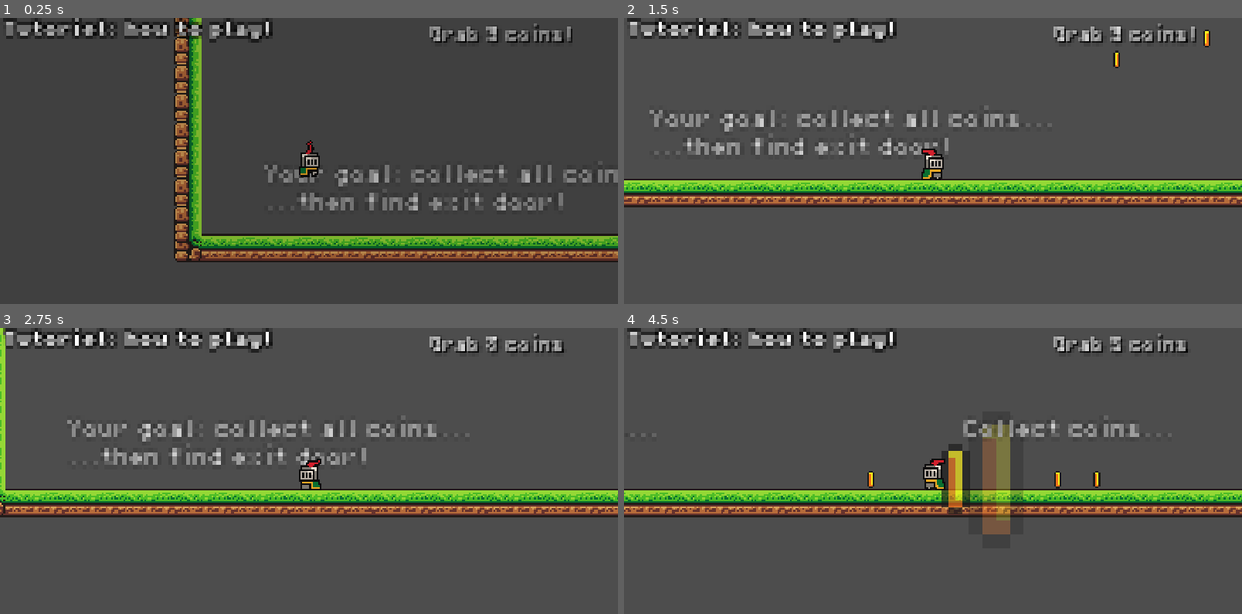
Above: before the commit, frames 1-4 (two rows, left to right).
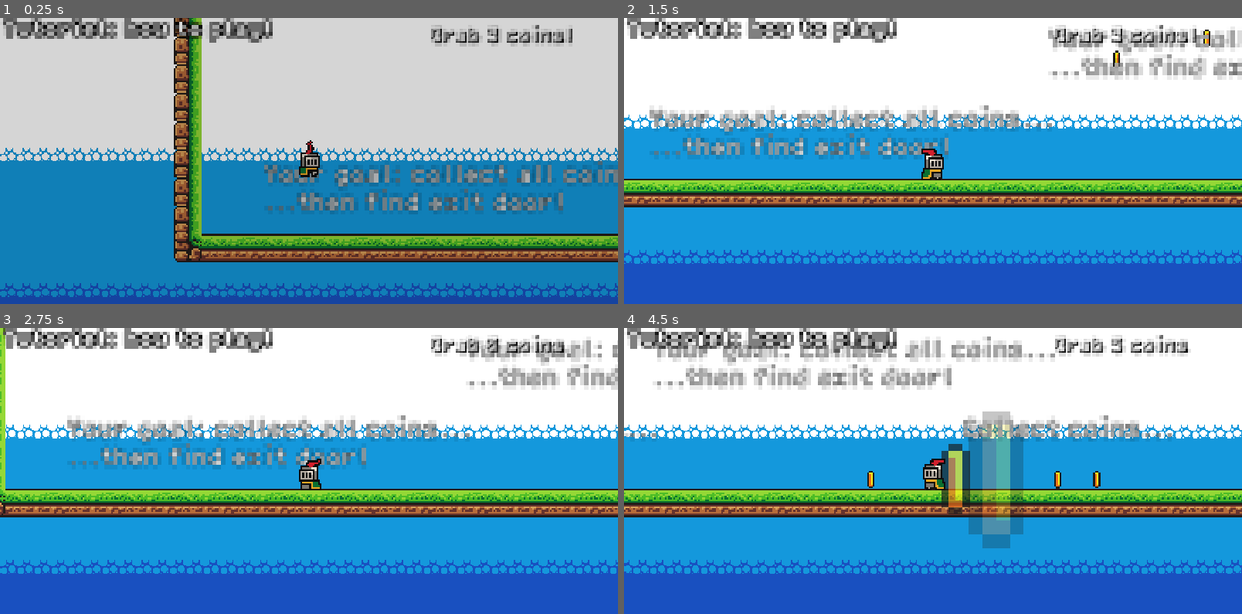
Above: after the commit, the same moments.

Repository: olivierpons/godot-prout-2d
Game: Godot game, scene res://scene/levels/level_01.tscn
The game is run twice, just before and just after one commit, with the same random seed, the same clock (stepped at 60 frames per second) and the same inputs.
Inputs:
- Up to frame 1 (0.25 s): no input
- Up to frame 2 (1.5 s): hold D (move_right) from 0.53 s (still down); tap Delete (jump) at 0.77 s
- Up to frame 3 (2.75 s): tap Delete (jump) at 1.52 s; release D (move_right) at 2.03 s; hold A (move_left) from 2.03 s (still down)
- Up to frame 4 (4.5 s): release A (move_left) at 2.78 s; hold D (move_right) 2.78-4.28 s; tap Delete (jump) at 3.02, 3.77 s; hold A (move_left) from 4.28 s (still down)

The runs differ from the first frame. In frame 1, 86% of the frame differs, in the area x 0-100%, y 0-100%; in frame 2, 86%; in frame 3, 86%; in frame 4, 87%.

Commit message:
Smmal level 01 change

Diff:
--- a/scene/levels/level_01.tscn
+++ b/scene/levels/level_01.tscn
@@ -1,6 +1,7 @@
-[gd_scene load_steps=16 format=3 uid="uid://rs1emuruss23"]
+[gd_scene load_steps=18 format=3 uid="uid://rs1emuruss23"]
 
 [ext_resource type="Script" path="res://scripts/game_manager.gd" id="1_ypnui"]
+[ext_resource type="Texture2D" uid="uid://dqxs6pnmklux0" path="res://assets/sprites/world_tileset.png" id="2_g0rbp"]
 [ext_resource type="TileSet" uid="uid://dr6s6qitbkdru" path="res://scene/tileset_game.tres" id="3_qir7c"]
 [ext_resource type="PackedScene" uid="uid://cspicwn3k6q4e" path="res://scene/player.tscn" id="4_4rjus"]
 [ext_resource type="AudioStream" uid="uid://da36bhl6kv1ix" path="res://assets/music/Dark Fantasy Studio- The village near the lake.mp3" id="4_ja6j1"]
@@ -16,7 +17,220 @@
 [sub_resource type="TileMapPattern" id="TileMapPattern_58qa4"]
 tile_data = PackedInt32Array(0, 0, 9, 65536, 0, 9, 131072, 0, 9, 196608, 0, 9, 262144, 0, 9, 327680, 0, 9, 393216, 0, 9 …(438 unchanged characters)…
 
+[sub_resource type="TileSetAtlasSource" id="TileSetAtlasSource_g1fw3"]
+texture = ExtResource("2_g0rbp")
+0:0/0 = 0
+1:0/0 = 0
+2:0/0 = 0
+3:0/0 = 0
+4:0/0 = 0
+5:0/0 = 0
+6:0/0 = 0
+7:0/0 = 0
+8:0/0 = 0
+9:0/0 = 0
+10:0/0 = 0
+11:0/0 = 0
+12:0/0 = 0
+13:0/0 = 0
+14:0/0 = 0
+15:0/0 = 0
+0:1/0 = 0
+1:1/0 = 0
+2:1/0 = 0
+3:1/0 = 0
+4:1/0 = 0
+5:1/0 = 0
+6:1/0 = 0
+7:1/0 = 0
+8:1/0 = 0
+9:1/0 = 0
+10:1/0 = 0
+11:1/0 = 0
+15:1/0 = 0
+0:2/0 = 0
+1:2/0 = 0
+2:2/0 = 0
+3:2/0 = 0
+4:2/0 = 0
+5:2/0 = 0
+6:2/0 = 0
+7:2/0 = 0
+8:2/0 = 0
+9:2/0 = 0
+10:2/0 = 0
+11:2/0 = 0
+12:2/0 = 0
+13:2/0 = 0
+14:2/0 = 0
+15:2/0 = 0
+0:3/0 = 0
+1:3/0 = 0
+2:3/0 = 0
+5:3/0 = 0
+6:3/0 = 0
+7:3/0 = 0
+8:3/0 = 0
+9:3/0 = 0
+10:3/0 = 0
+11:3/0 = 0
+12:3/0 = 0
+13:3/0 = 0
+14:3/0 = 0
+15:3/0 = 0
+0:4/0 = 0
+1:4/0 = 0
+2:4/0 = 0
+3:4/0 = 0
+4:4/0 = 0
+5:4/0 = 0
+6:4/0 = 0
+7:4/0 = 0
+8:4/0 = 0
+9:4/0 = 0
+10:4/0 = 0
+11:4/0 = 0
+12:4/0 = 0
+13:4/0 = 0
+14:4/0 = 0
+15:4/0 = 0
+0:5/0 = 0
+1:5/0 = 0
+2:5/0 = 0
+3:5/0 = 0
+4:5/0 = 0
+5:5/0 = 0
+6:5/0 = 0
+7:5/0 = 0
+8:5/0 = 0
+11:5/0 = 0
+12:5/0 = 0
+13:5/0 = 0
+14:5/0 = 0
+15:5/0 = 0
+1:6/0 = 0
+2:6/0 = 0
+3:6/0 = 0
+4:6/0 = 0
+5:6/0 = 0
+6:6/0 = 0
+7:6/0 = 0
+8:6/0 = 0
+11:6/0 = 0
+12:6/0 = 0
+13:6/0 = 0
+14:6/0 = 0
+15:6/0 = 0
+0:7/0 = 0
+1:7/0 = 0
+3:7/0 = 0
+5:7/0 = 0
+6:7/0 = 0
+7:7/0 = 0
+8:7/0 = 0
+9:7/0 = 0
+11:7/0 = 0
+12:7/0 = 0
+0:8/0 = 0
+1:8/0 = 0
+2:8/0 = 0
+3:8/0 = 0
+4:8/0 = 0
+5:8/0 = 0
+6:8/0 = 0
+7:8/0 = 0
+8:8/0 = 0
+9:8/0 = 0
+10:8/0 = 0
+11:8/0 = 0
+12:8/0 = 0
+0:9/0 = 0
+1:9/0 = 0
+2:9/0 = 0
+3:9/0 = 0
+4:9/0 = 0
+5:9/0 = 0
+6:9/0 = 0
+7:9/0 = 0
+8:9/0 = 0
+0:10/0 = 0
+1:10/0 = 0
+2:10/0 = 0
+3:10/0 = 0
+4:10/0 = 0
+6:10/0 = 0
+8:10/0 = 0
+9:10/0 = 0
+10:10/0 = 0
+11:10/0 = 0
+12:10/0 = 0
+13:10/0 = 0
+14:10/0 = 0
+15:10/0 = 0
+0:11/0 = 0
+1:11/0 = 0
+2:11/0 = 0
+3:11/0 = 0
+4:11/0 = 0
+5:11/0 = 0
+0:12/0 = 0
+1:12/0 = 0
+2:12/0 = 0
+3:12/0 = 0
+4:12/0 = 0
+8:12/0 = 0
+9:12/0 = 0
+10:12/0 = 0
+11:12/0 = 0
+12:12/0 = 0
+13:12/0 = 0
+14:12/0 = 0
+15:12/0 = 0
+0:13/0 = 0
+1:13/0 = 0
+2:13/0 = 0
+3:13/0 = 0
+4:13/0 = 0
+5:13/0 = 0
+8:13/0 = 0
+9:13/0 = 0
+10:13/0 = 0
+11:13/0 = 0
+12:13/0 = 0
+13:13/0 = 0
+14:13/0 = 0
+15:13/0 = 0
+0:14/0 = 0
+1:14/0 = 0
+2:14/0 = 0
+3:14/0 = 0
+4:14/0 = 0
+8:14/0 = 0
+0:15/0 = 0
+1:15/0 = 0
+2:15/0 = 0
+3:15/0 = 0
+7:15/0 = 0
+8:15/0 = 0
+9:15/0 = 0
+0:16/0 = 0
+1:16/0 = 0
+2:16/0 = 0
+3:16/0 = 0
+7:16/0 = 0
+8:16/0 = 0
+9:16/0 = 0
+10:16/0 = 0
+11:16/0 = 0
+0:17/0 = 0
+7:17/0 = 0
+0:18/0 = 0
+1:18/0 = 0
+2:18/0 = 0
+3:18/0 = 0
+
 [sub_resource type="TileSet" id="TileSet_mxrqo"]
+sources/0 = SubResource("TileSetAtlasSource_g1fw3")
 pattern_0 = SubResource("TileMapPattern_58qa4")
 
 [sub_resource type="WorldBoundaryShape2D" id="WorldBoundaryShape2D_e1f2y"]
@@ -159,6 +373,23 @@
 ...then find exit door!"
 metadata/_edit_use_anchors_ = true
 
+[node name="Label4" type="Label" parent="Labels"]
+offset_left = -339.0
+offset_top = -268.0
+offset_right = -155.0
+offset_bottom = -249.0
+scale = Vector2(1.24676, 1.21628)
+theme_override_colors/font_color = Color(1, 1, 1, 1)
+theme_override_colors/font_shadow_color = Color(0, 0, 0, 1)
+theme_override_colors/font_outline_color = Color(0, 0, 0, 1)
+theme_override_constants/shadow_offset_x = 0
+theme_override_constants/shadow_offset_y = 0
+theme_override_fonts/font = ExtResource("5_mnasp")
+theme_override_font_sizes/font_size = 8
+text = "Your goal: collect all coins...
+...then find exit door!"
+metadata/_edit_use_anchors_ = true
+
 [node name="Label2" type="Label" parent="Labels"]
 offset_left = -163.0
 offset_top = -223.0
